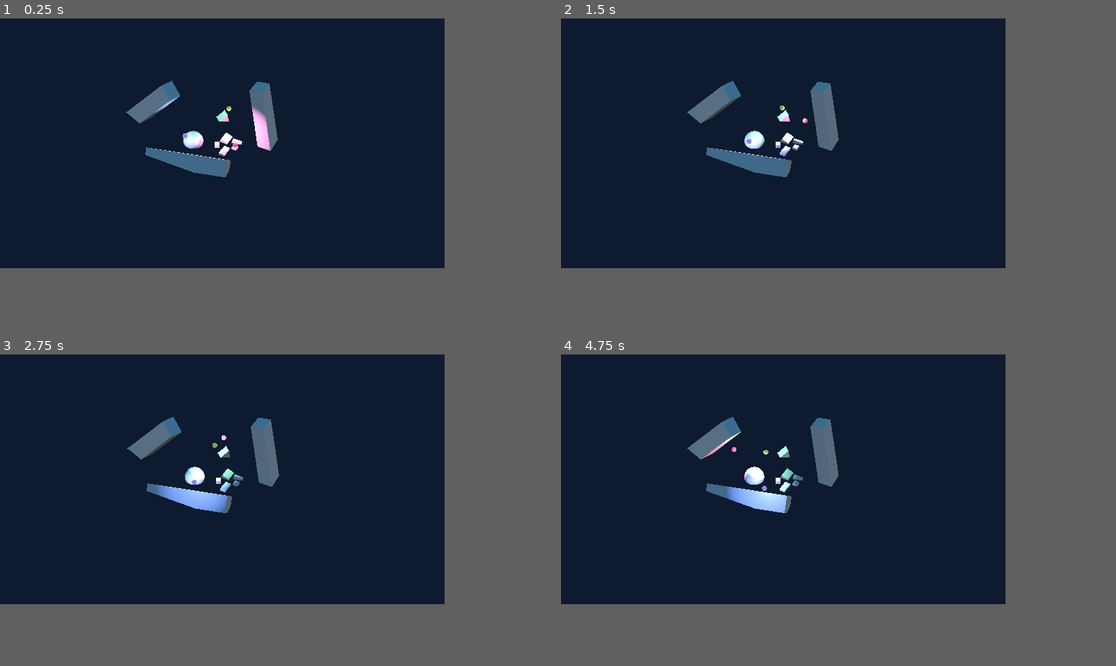
Above: before the commit, frames 1-4 (two rows, left to right).
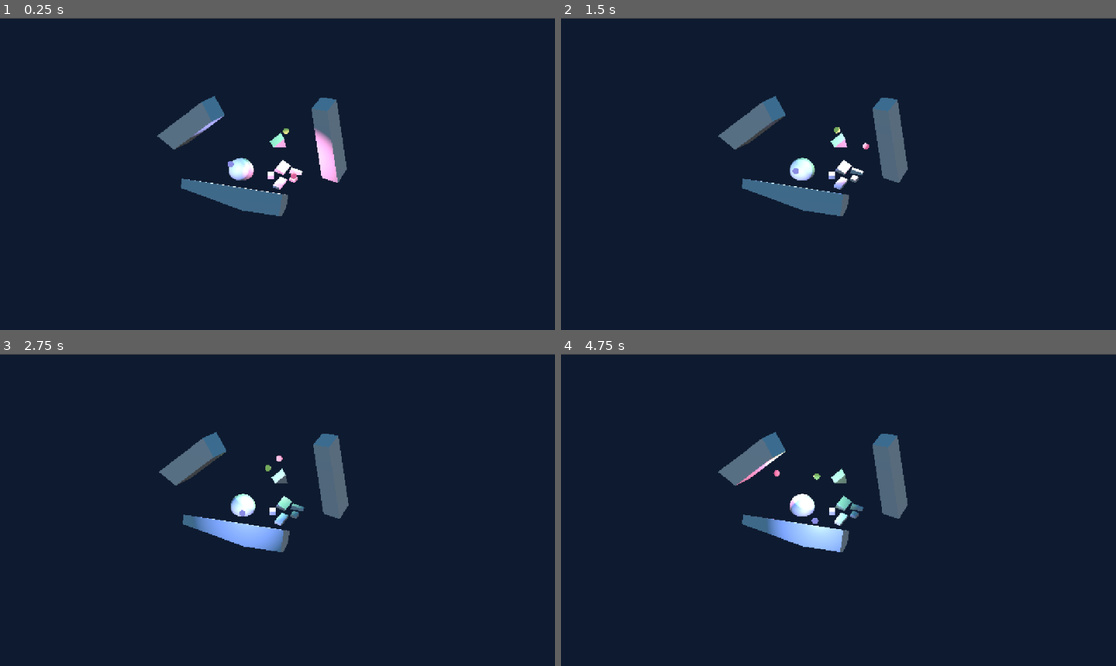
Above: after the commit, the same moments.

Repository: GudBoiNero/godot_pixelized
Game: Godot game, scene res://scenes/renderer.tscn
Same seed, same stepped clock (60 frames per second), same inputs: the game is played once before the commit and once after it.
Inputs:
- Up to frame 1 (0.25 s): no input
- Up to frame 2 (1.5 s): tap Enter at 0.5 s; tap S (cam_back) at 0.6 s; tap W (cam_forward) at 1.35 s
- Up to frame 3 (2.75 s): tap A (cam_left) at 2.1 s
- Up to frame 4 (4.75 s): tap Q (cam_orbit_left) at 2.85 s; tap E (cam_orbit_right) at 3.6 s; tap D (cam_right) at 4.35 s
In our replay, the window is 640x360 before the commit and 799x449 after it. These sizes can differ from the game's own. Grey fills any space a smaller window leaves; there, only what the larger window draws over its background counts as a difference.

The runs differ from the first frame. In frame 1, 6.3% of the frame differs, in the area x 22-100%, y 0-64%; in frame 2, 6.3%; in frame 3, 6.3%; in frame 4, 6.4%.

Commit message:
full screen toggle

Diff:
--- a/project.godot
+++ b/project.godot
@@ -18,8 +18,8 @@
 
 [display]
 
-window/size/viewport_width=640
-window/size/viewport_height=360
+window/size/viewport_width=960
+window/size/viewport_height=540
 
 [input]
 
--- a/scenes/renderer.tscn
+++ b/scenes/renderer.tscn
@@ -1,5 +1,6 @@
-[gd_scene load_steps=6 format=3 uid="uid://dk0uwt5dx3fhd"]
+[gd_scene load_steps=7 format=3 uid="uid://dk0uwt5dx3fhd"]
 
+[ext_resource type="Script" path="res://scripts/renderer.gd" id="1_laytw"]
 [ext_resource type="PackedScene" uid="uid://bvdl8fpvta2ek" path="res://scenes/level.tscn" id="1_m6khb"]
 [ext_resource type="Script" path="res://scripts/camera.gd" id="2_aum0o"]
 [ext_resource type="Script" path="res://scripts/display.gd" id="3_2shcm"]
@@ -9,6 +10,7 @@
 viewport_path = NodePath("SubViewport")
 
 [node name="Renderer" type="Node3D"]
+script = ExtResource("1_laytw")
 
 [node name="World" type="Node3D" parent="."]
 
--- /dev/null
+++ b/scripts/renderer.gd
@@ -0,0 +1,9 @@
+extends Node3D
+
+func _input(event: InputEvent):
+	if event is InputEventKey and event.pressed and event.keycode == KEY_F11:
+		DisplayServer.window_set_mode(
+			DisplayServer.WINDOW_MODE_FULLSCREEN
+			if DisplayServer.window_get_mode() != DisplayServer.WINDOW_MODE_FULLSCREEN
+			else DisplayServer.WINDOW_MODE_WINDOWED
+		)
